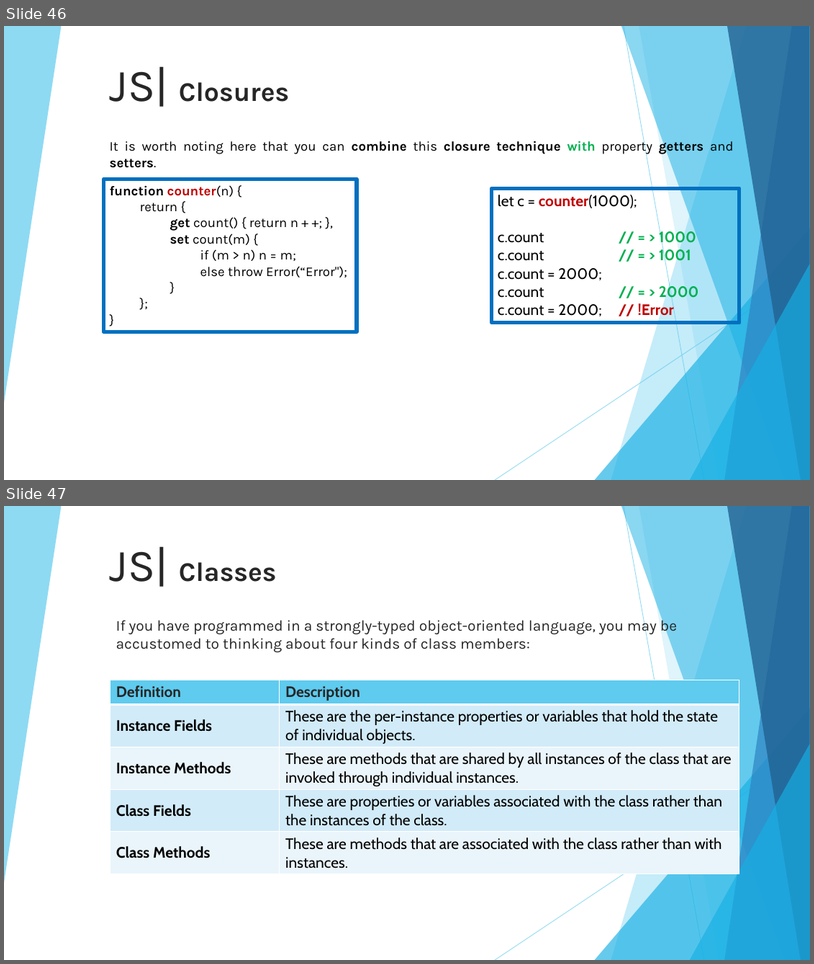
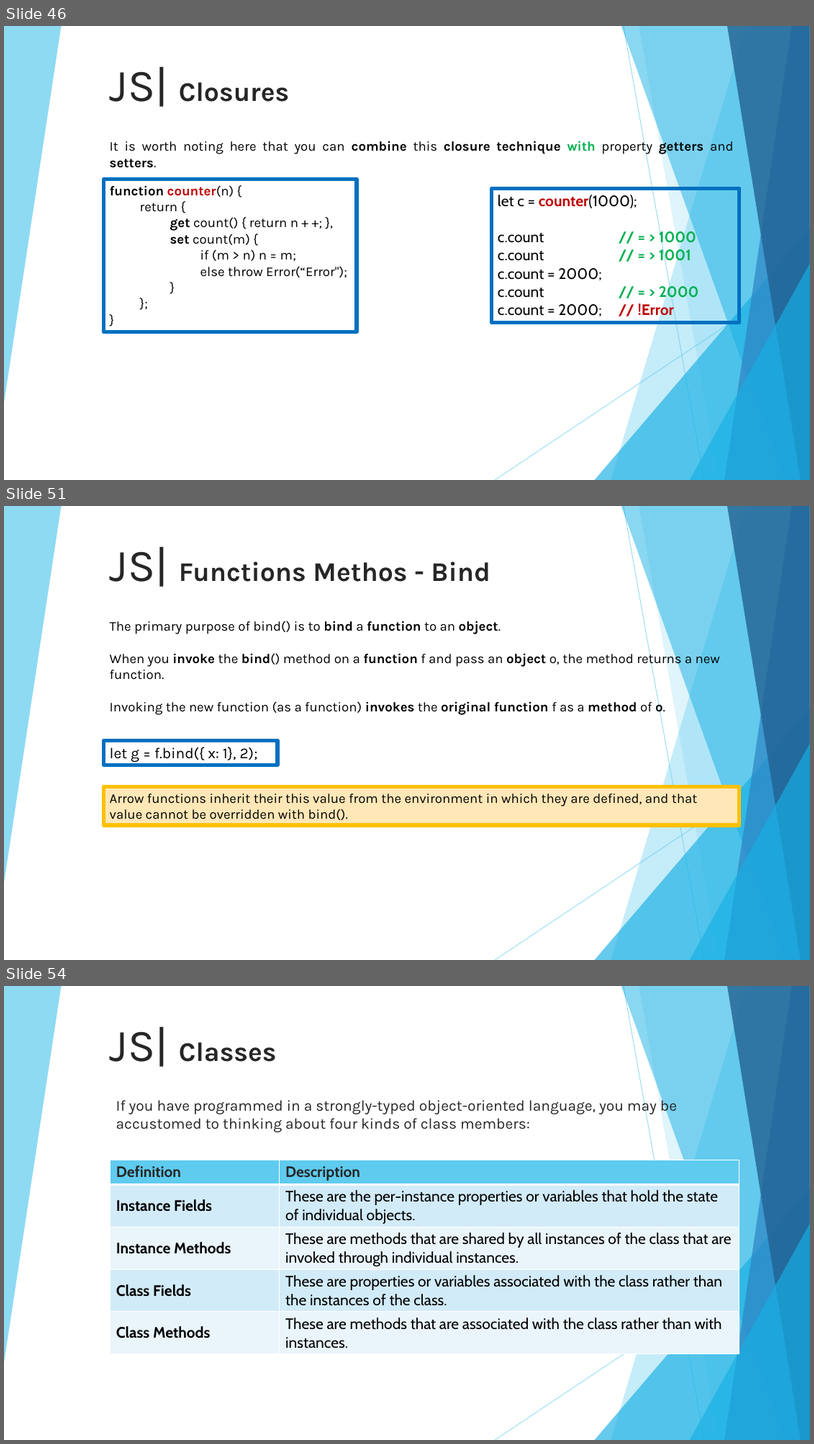
Before and after one commit to 01Primo/slides, a slide deck: 08_Javascript_Classes.pptx. Shown one above the other, each under a label of ours: slides 46 and 47 before the commit, slides 46, 51 and 54 after it; the slides between them are not shown. The pictures are 814x964 and 814x1444 pixels, drawn with LibreOffice and Linux fonts; fonts in the diff are those of the drawing. Boxes give left, top, right and bottom in pixels: in the first picture for what was removed or moved away, otherwise in the second. Text is boxed around its words. In the diff, an @@ line names an element or a change of style, - is before the commit and + after.

Commit message:
Missing only functions constructor

```diff
--- a/08_Javascript_Classes.pptx
+++ b/08_Javascript_Classes.pptx
@@ slide 51 added at (4, 506, 810, 960), background #FFFFFF; not listed: 10 template elements that a slide beside it also shows @@
@@ title added at (110, 546, 491, 587), 32 pt, text #262626, bold @@
+JS| Functions Methos - Bind
@@ text added at (110, 620, 720, 715), 16 pt, text #000000 @@
+The primary purpose of bind() is to bind a function to an object.
+When you invoke the bind() method on a function f and pass an object o, the method returns a new function.
+Invoking the new function (as a function) invokes the original function f as a method of o.
@@ rectangle added at (104, 740, 278, 764), outline #0070C0 4.5 pt, 18 pt, text #000000 @@
+let g = f.bind({ x: 1}, 2);
@@ rectangle added at (104, 787, 741, 826), fill #FFE7B7, outline #FFC000 4.5 pt, 16 pt, text #000000 @@
+Arrow functions inherit their this value from the environment in which they are defined, and that value cannot be overridden with bind().
@@ what was slide 47 is now slide 54 @@
```
Also in this commit, not shown: 6 other slides added.
